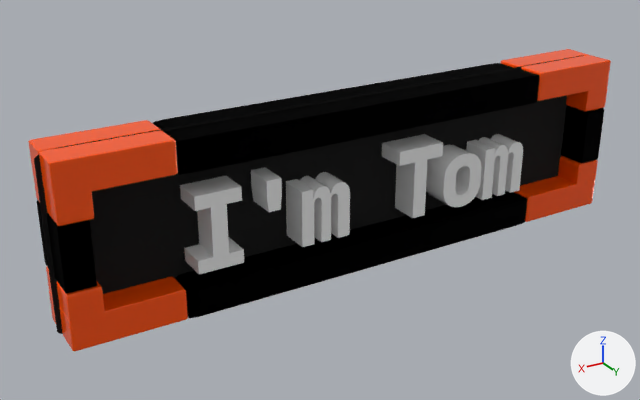
An edit to the glTF model public/hero_model/scene.gltf, drawn before and after from the same camera.
The view is the same before and after, from a camera (50 mm lens) standing at (0.223, 0.342, 0.203) and looking at (0.019, 0.002, 0.033). Lighting does not change. The marker at lower right points along +X, +Y and +Z. Where no turn or scale is listed for an object, it has been applied to the vertices.

The first picture shows "3D Text 3 - '", '3D Text 3 - I', '3D Text 3 - T', '3D Text 3 - m', '3D Text 3 - m.001', '3D Text 3 - o', 'Angle bas-droit 3', 'Angle bas-gauche 3', 'Angle haut-droit 2', 'Angle haut-droit 3', 'Angle haut-gauche 2', 'Angle haut-gauche 3', 'Pillier 2', 'Pillier 3', 'Pillier 4', 'Pillier 5', 'Pillier 6', 'Pillier 7', 'Pillier 8', 'background illusion I', 'background illusion II'.
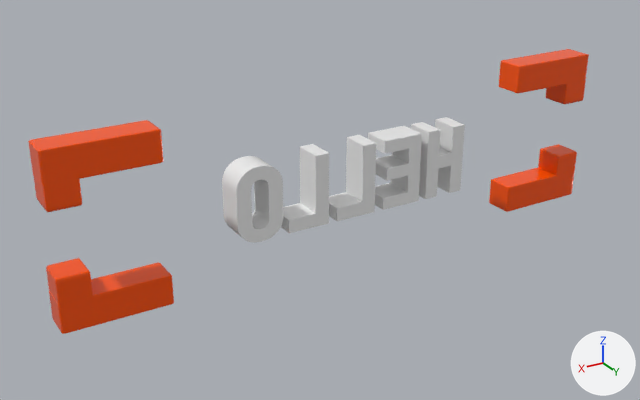
The change, as JSON lines over the scene's bpy script:
```json
{"op": "remove", "block": "ob_angle_haut_gauche_3", "code": ["ob_angle_haut_gauche_3 = bpy.data.objects.new('Angle haut-gauche 3', me_mesh_9)", "ob_angle_haut_gauche_3.location = (-0.1241, 0.0157, 0.058)"]}
{"op": "remove", "block": "ob_angle_haut_droit_3", "code": ["ob_angle_haut_droit_3 = bpy.data.objects.new('Angle haut-droit 3', me_mesh_10)", "ob_angle_haut_droit_3.location = (0.1249, 0.0157, 0.058)"]}
{"op": "remove", "block": "ob_angle_bas_droit_3", "code": ["ob_angle_bas_droit_3 = bpy.data.objects.new('Angle bas-droit 3', me_mesh_11)", "ob_angle_bas_droit_3.location = (0.1249, 0.0157, 0.028)"]}
{"op": "remove", "block": "ob_angle_bas_gauche_3", "code": ["ob_angle_bas_gauche_3 = bpy.data.objects.new('Angle bas-gauche 3', me_mesh_12)", "ob_angle_bas_gauche_3.location = (-0.1241, 0.0157, 0.028)"]}
{"op": "remove", "block": "ob_3d_text_3___i", "code": ["ob_3d_text_3___i = bpy.data.objects.new('3D Text 3 - I', me_mesh_13)", "ob_3d_text_3___i.location = (0.0972, 0.0084, 0.022)"]}
{"op": "remove", "block": "ob_3d_text_3", "code": ["ob_3d_text_3 = bpy.data.objects.new(\"3D Text 3 - '\", me_mesh_14)", "ob_3d_text_3.location = (0.0704, 0.0084, 0.022)"]}
{"op": "remove", "block": "ob_3d_text_3___m", "code": ["ob_3d_text_3___m = bpy.data.objects.new('3D Text 3 - m', me_mesh_15)", "ob_3d_text_3___m.location = (0.0436, 0.0084, 0.022)"]}
{"op": "remove", "block": "ob_3d_text_3___t", "code": ["ob_3d_text_3___t = bpy.data.objects.new('3D Text 3 - T', me_mesh_16)", "ob_3d_text_3___t.location = (-0.0099, 0.0084, 0.022)"]}
{"op": "remove", "block": "ob_3d_text_3___o", "code": ["ob_3d_text_3___o = bpy.data.objects.new('3D Text 3 - o', me_mesh_17)", "ob_3d_text_3___o.location = (-0.0367, 0.0084, 0.022)"]}
{"op": "remove", "block": "ob_3d_text_3___m_001", "code": ["ob_3d_text_3___m_001 = bpy.data.objects.new('3D Text 3 - m.001', me_mesh_18)", "ob_3d_text_3___m_001.location = (-0.0635, 0.0084, 0.022)"]}
{"op": "remove", "block": "ob_pillier_8", "code": ["ob_pillier_8 = bpy.data.objects.new('Pillier 8', me_mesh_19)", "ob_pillier_8.location = (0.0005, 0.016, 0.0277)"]}
{"op": "remove", "block": "ob_pillier_6", "code": ["ob_pillier_6 = bpy.data.objects.new('Pillier 6', me_mesh_20)", "ob_pillier_6.location = (0.0005, 0.016, 0.0957)"]}
{"op": "remove", "block": "ob_pillier_7", "code": ["ob_pillier_7 = bpy.data.objects.new('Pillier 7', me_mesh_21)", "ob_pillier_7.location = (0.0005, 0.001, 0.0277)"]}
{"op": "remove", "block": "ob_pillier_5", "code": ["ob_pillier_5 = bpy.data.objects.new('Pillier 5', me_mesh_22)", "ob_pillier_5.location = (0.0005, 0.001, 0.0957)"]}
{"op": "remove", "block": "ob_pillier_2", "code": ["ob_pillier_2 = bpy.data.objects.new('Pillier 2', me_mesh_24)", "ob_pillier_2.location = (-0.1585, 0.016, 0.0433)"]}
{"op": "remove", "block": "ob_pillier_3", "code": ["ob_pillier_3 = bpy.data.objects.new('Pillier 3', me_mesh_25)", "ob_pillier_3.location = (0.1272, 0.015, 0.0433)"]}
{"op": "remove", "block": "ob_pillier_4", "code": ["ob_pillier_4 = bpy.data.objects.new('Pillier 4', me_mesh_26)", "ob_pillier_4.location = (0.1272, 0.0, 0.0433)"]}
{"op": "remove", "block": "ob_background_illusion_i", "code": ["ob_background_illusion_i = bpy.data.objects.new('background illusion I', me_mesh_27)", "ob_background_illusion_i.location = (-0.0001, 0.0082, 0.0427)"]}
{"op": "remove", "block": "ob_background_illusion_ii", "code": ["ob_background_illusion_ii = bpy.data.objects.new('background illusion II', me_mesh_28)", "ob_background_illusion_ii.location = (-0.0001, 0.0081, 0.0427)"]}
```

What differs and where, as boxes [x1, y1, x2, y2] in the pictures (640 x 400 px):
```json
{"object": "Pillier 6", "change": "deleted", "before": [165, 69, 539, 174], "on screen": "black"}
{"object": "background illusion I", "change": "deleted", "before": [34, 56, 578, 334], "on screen": "black"}
{"object": "Pillier 8", "change": "deleted", "before": [175, 190, 527, 318], "on screen": "black"}
{"object": "background illusion II", "change": "deleted", "before": [34, 56, 580, 328], "on screen": "black"}
{"object": "Angle haut-droit 3", "change": "deleted", "before": [39, 130, 178, 227]}
{"object": "Angle bas-droit 3", "change": "deleted", "before": [57, 277, 188, 351]}
{"object": "3D Text 3 - I", "change": "deleted", "before": [180, 176, 244, 274]}
{"object": "3D Text 3 - m", "change": "deleted", "before": [286, 172, 350, 247]}
{"object": "Angle haut-gauche 3", "change": "deleted", "before": [521, 55, 611, 112]}
{"object": "Pillier 5", "change": "deleted", "before": [153, 63, 513, 129], "on screen": "black"}
{"object": "Angle bas-gauche 3", "change": "deleted", "before": [514, 156, 598, 222]}
{"object": "3D Text 3 - T", "change": "deleted", "before": [382, 134, 443, 218]}
{"object": "Pillier 3", "change": "deleted", "before": [47, 214, 97, 294], "on screen": "black"}
{"object": "3D Text 3 - o", "change": "deleted", "before": [426, 145, 482, 207]}
{"object": "3D Text 3 - m.001", "change": "deleted", "before": [466, 134, 523, 200]}
{"object": "Pillier 2", "change": "deleted", "before": [561, 106, 604, 163], "on screen": "black"}
{"object": "3D Text 3 - '", "change": "deleted", "before": [251, 167, 282, 212]}
{"object": "Pillier 4", "change": "deleted", "before": [37, 200, 49, 268]}
{"object": "Pillier 7", "change": "deleted", "before": [178, 197, 477, 276]}
{"object": "Angle haut-droit 2", "change": "unchanged, uncovered by the edit", "before": [28, 120, 161, 203], "after": [28, 120, 163, 212]}
{"object": "Angle bas-droit 4", "change": "unchanged, uncovered by the edit", "before": [46, 267, 56, 323], "after": [46, 258, 174, 334]}
{"object": "3D Text 2 - O", "change": "unchanged, uncovered by the edit", "after": [222, 156, 283, 242]}
{"object": "Angle haut-gauche 2", "change": "unchanged, uncovered by the edit", "before": [500, 49, 588, 68], "after": [499, 49, 589, 105]}
```
